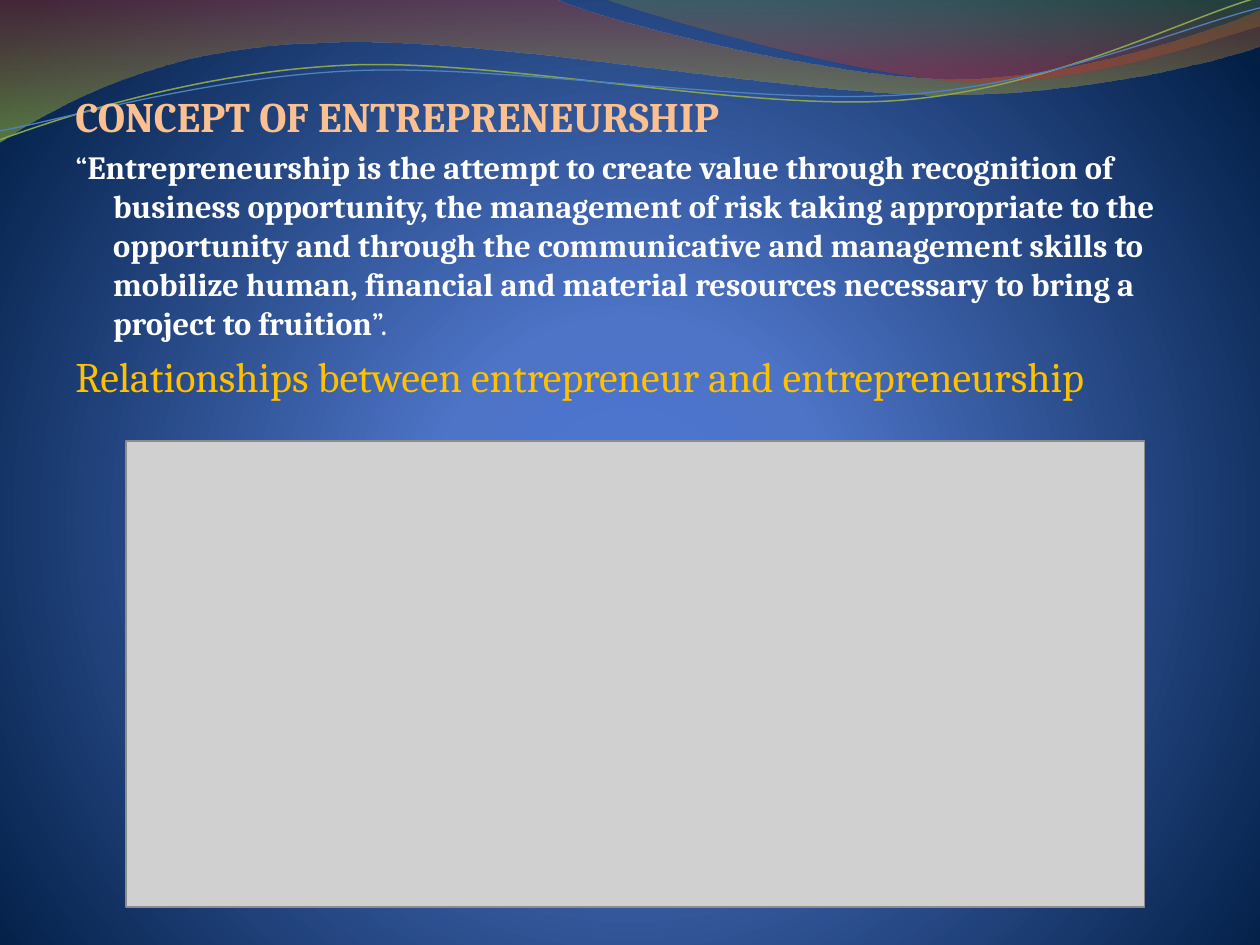
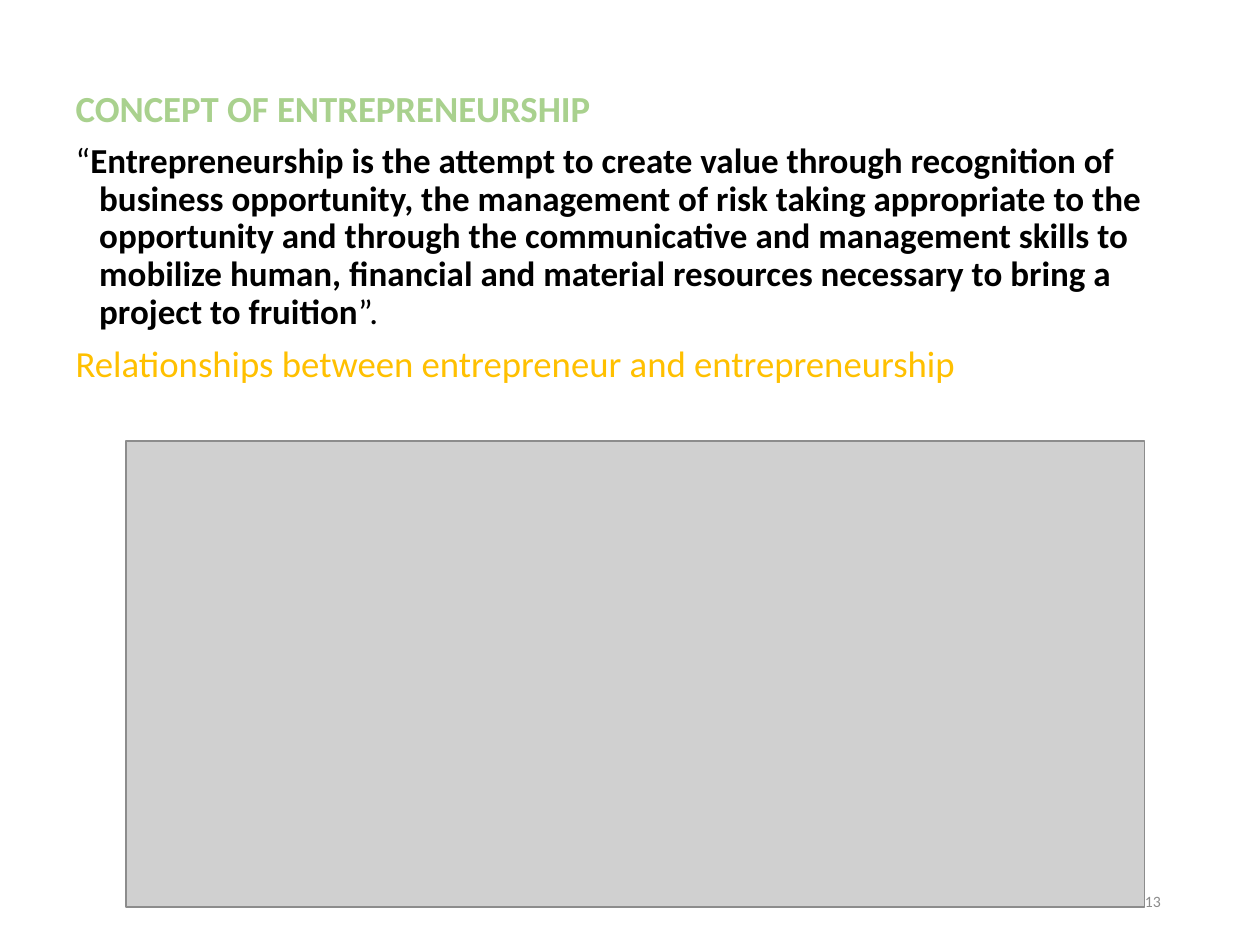
Before and after one commit to DroidFreak32/8sem, a slide deck: slide 13 of OME/ENTREPRENEURSHIP 1 unit4.pptx. Drawn at 1260x945 pixels with LibreOffice and Linux fonts; fonts in the diff are those of the drawing; grey boxes stand for pictures. Boxes give left, top, right and bottom in pixels: in the first picture for what was removed or moved away, otherwise in the second. Text is boxed around its words. In the diff, an @@ line names an element or a change of style, - is before the commit and + after.

```diff
--- a/OME/ENTREPRENEURSHIP 1 unit4.pptx
+++ b/OME/ENTREPRENEURSHIP 1 unit4.pptx
@@ background gradient #4D75D6 to #4E72C7 to #001F44 to #FFFFFF @@
@@ freeform shape removed at (0, 0, 1260, 142) @@
@@ freeform shape removed at (0, 0, 1260, 147) @@
@@ freeform shape removed at (0, 8, 1260, 141) @@
@@ freeform shape removed at (604, 0, 1260, 87) @@
@@ text "CONCEPT OF ENTREPRENEURSHIP" at (76, 98, 1141, 383): size 24.1 to 21 pt in "CONCEPT OF ENTREPRENEURSHIP", "Relationships between entrepreneur and entrepreneurship"; font Cambria to Calibri; text colour #FAC090 to #A9D18E in "CONCEPT OF ENTREPRENEURSHIP"; size 18.5 to 20 pt, text colour #FFFFFF to #000000 in "“Entrepreneurship is the attempt to create value ..."; indent changed; line spacing 1 to 0.9; more space between paragraphs @@
@@ page number added at (1145, 897, 1161, 907), 9 pt, text #8C8C8C @@
+13
```
Also in this commit, not shown: 18 other slides changed, 13 other files.
